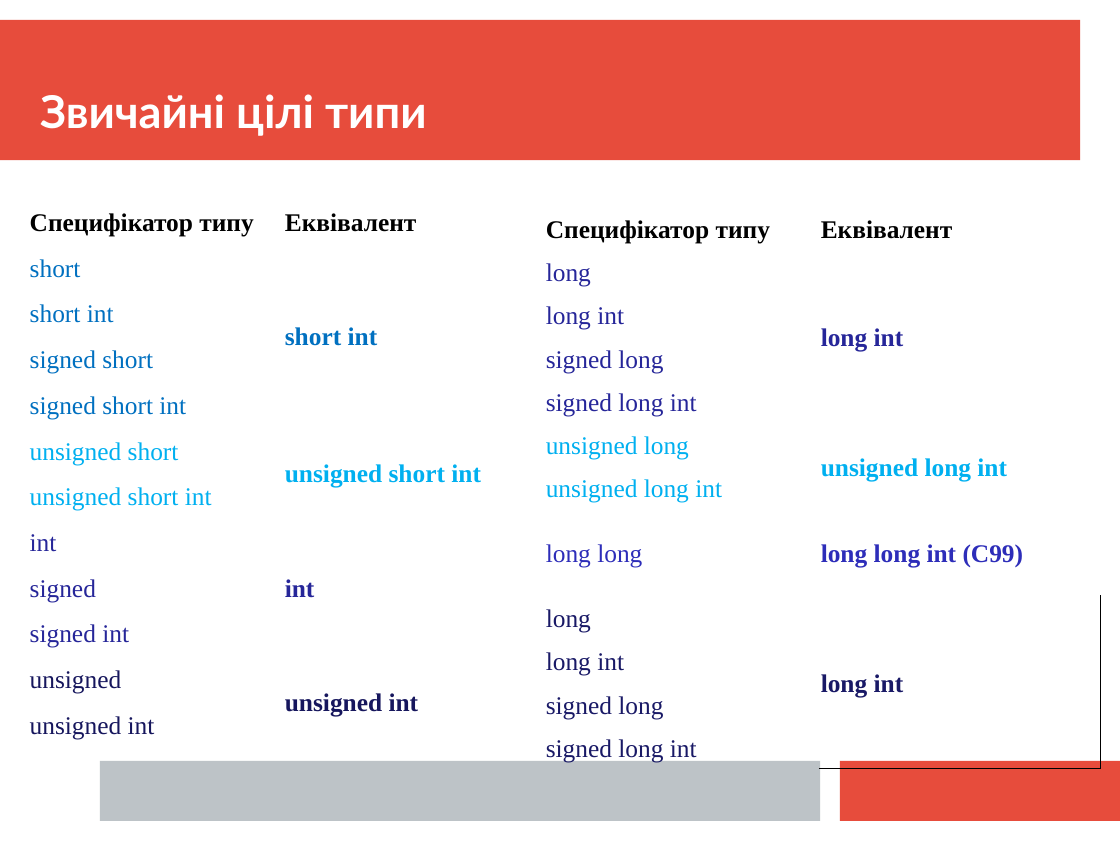
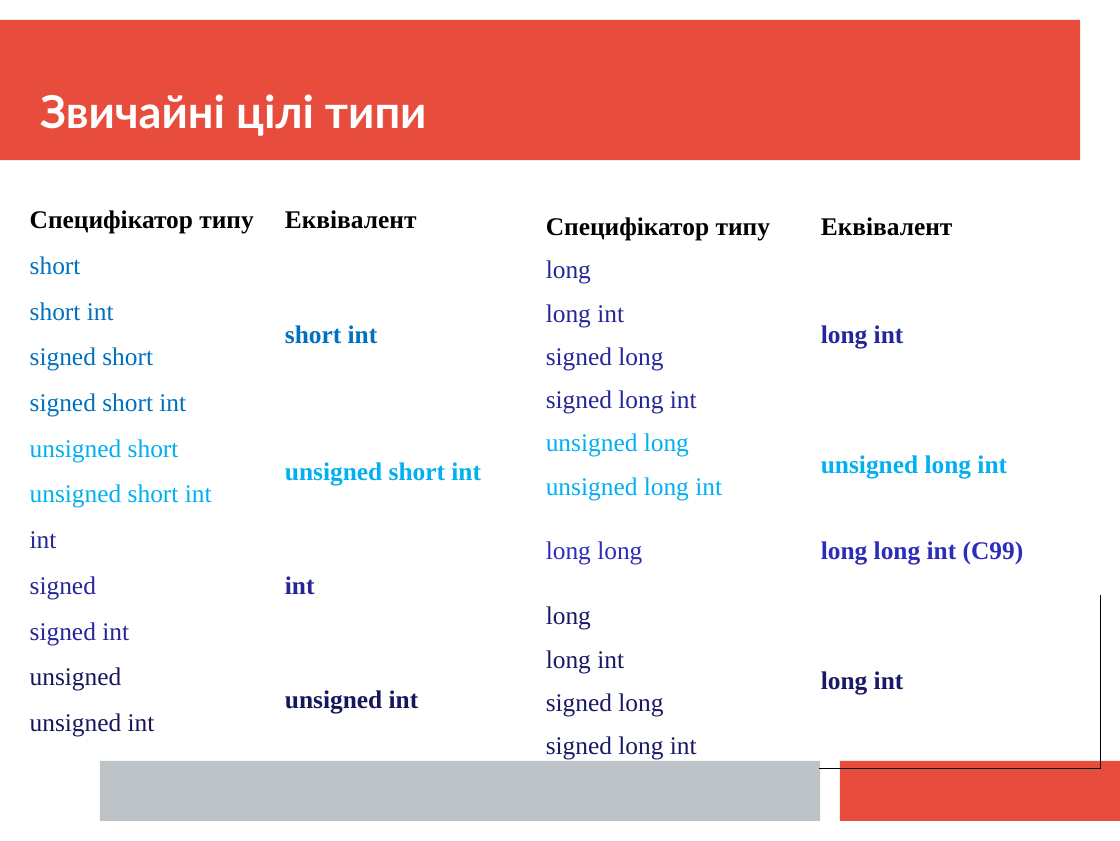
Before and after one commit to mecchmatProjects/CppCourse, a slide deck: slide 7 of Lect2/CppTutorUkr1.ppt. Drawn at 1120x841 pixels with LibreOffice and Linux fonts; fonts in the diff are those of the drawing. Boxes give left, top, right and bottom in pixels: in the first picture for what was removed or moved away, otherwise in the second. Text is boxed around its words. In the diff, an @@ line names an element or a change of style, - is before the commit and + after.

```diff
--- a/Lect2/CppTutorUkr1.ppt
+++ b/Lect2/CppTutorUkr1.ppt
@@ table at <box>27,198,544,746</box> @@
@@ line spacing 1.15 to 0.93 @@
@@ table at <box>544,206,1101,768</box> @@
@@ line spacing 1.15 to 0.93 @@
@@ borders changed @@
```
Also in this commit, not shown: 10 other slides changed, 3 other files.
